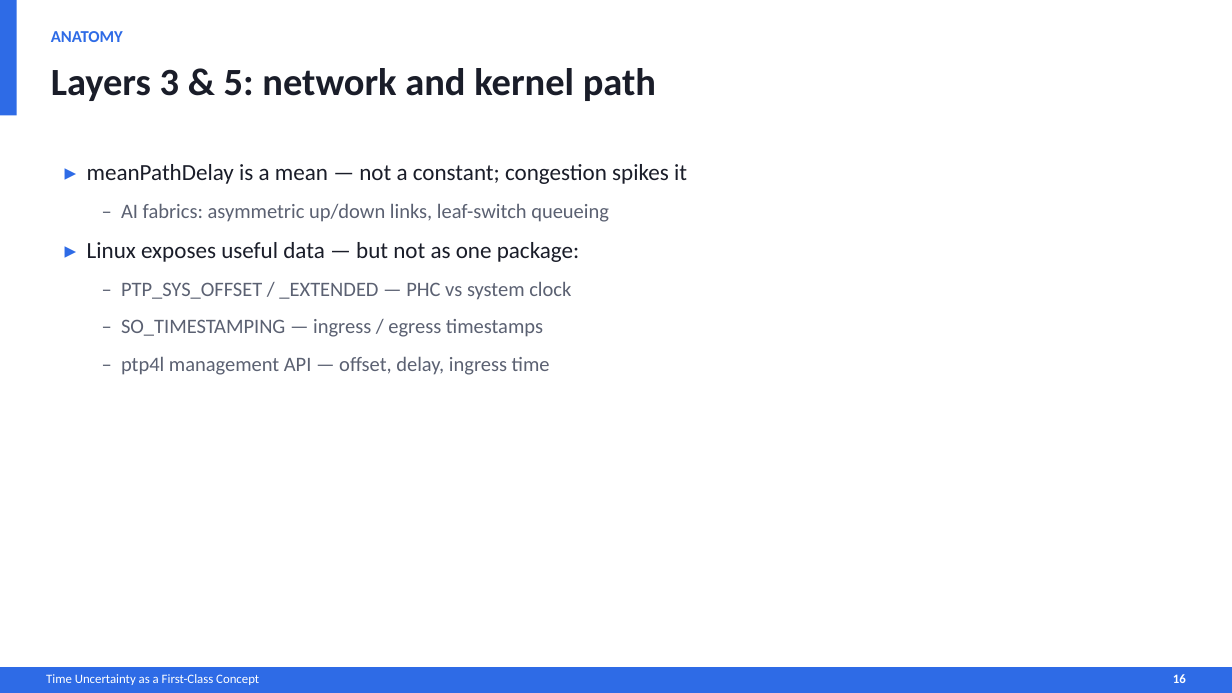
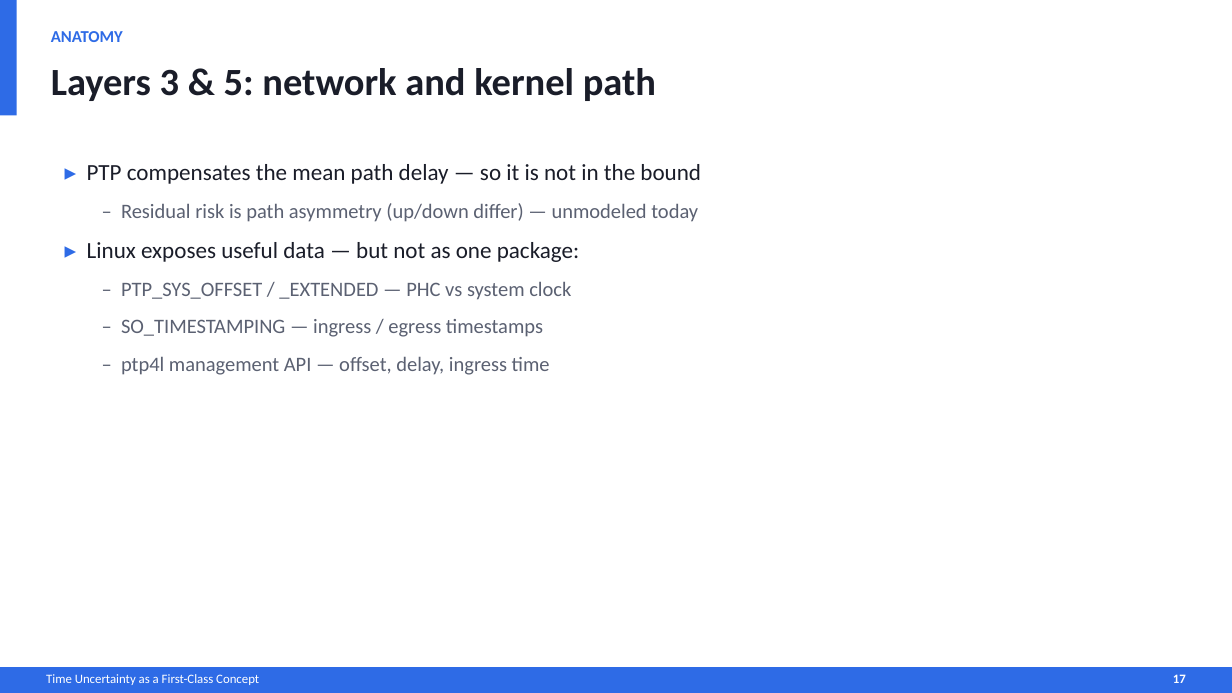
Before and after one commit to MaciekMachni/netdev-0x1a-talk, a slide deck: slide 17 of time-uncertainty-error-bar.pptx (slide 16 before the commit). Drawn at 1232x693 pixels with LibreOffice and Linux fonts; fonts in the diff are those of the drawing. Boxes give left, top, right and bottom in pixels: in the first picture for what was removed or moved away, otherwise in the second. Text is boxed around its words. In the diff, an @@ line names an element or a change of style, - is before the commit and + after.

```diff
--- a/time-uncertainty-error-bar.pptx
+++ b/time-uncertainty-error-bar.pptx
@@ text at [87, 164, 701, 222]: text changed; size 18 to 16 pt @@
-▸ meanPathDelay is a mean — not a constant; congestion spikes it
-– AI fabrics: asymmetric up/down links, leaf-switch queueing
+▸ PTP compensates the mean path delay — so it is not in the bound
+– Residual risk is path asymmetry (up/down differ) — unmodeled today
@@ text at [1173, 674, 1186, 683]: text changed @@
-16
+17
```
Also in this commit, not shown: 21 other slides changed, 8 slides added, 2 slides removed, 7 other files.
